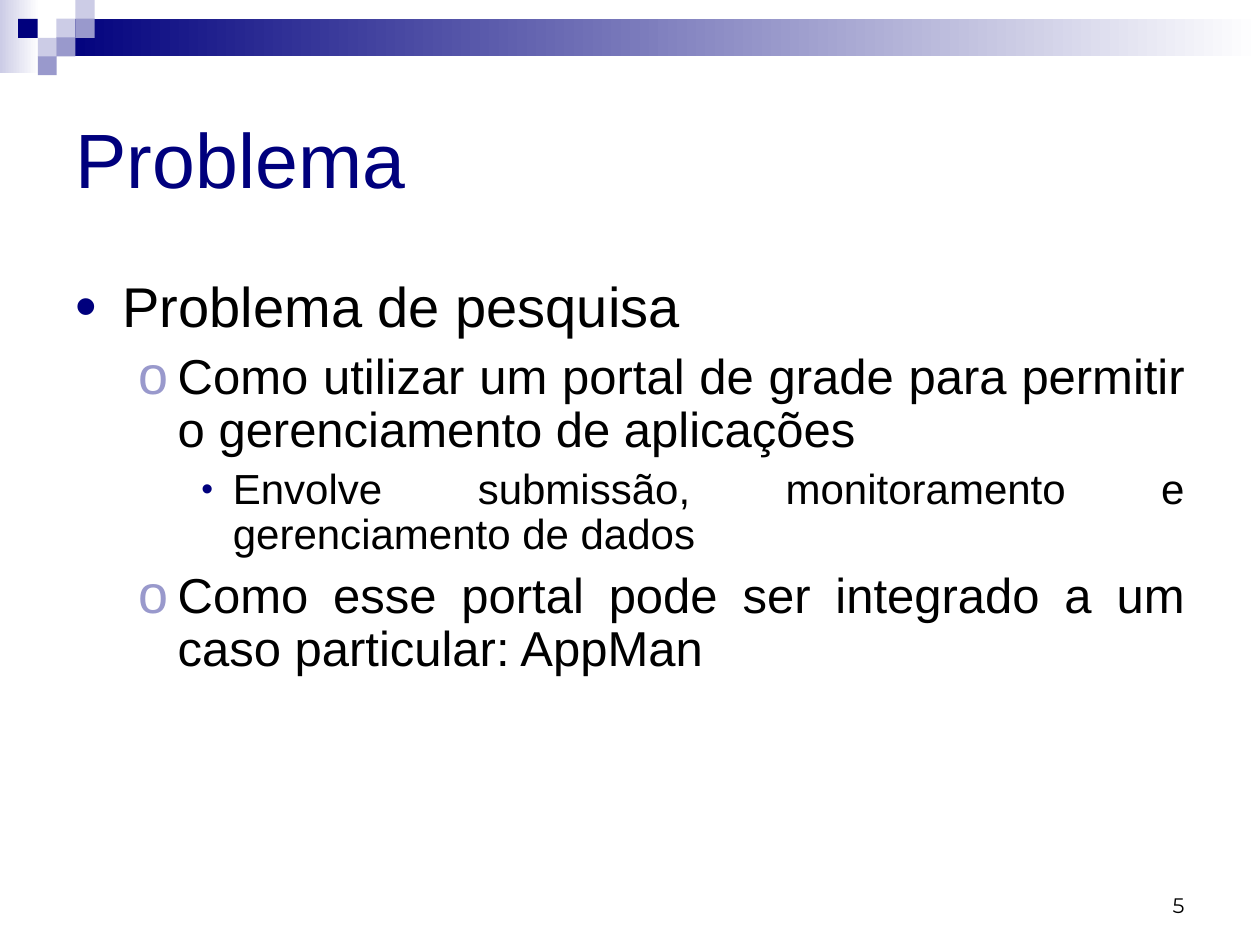
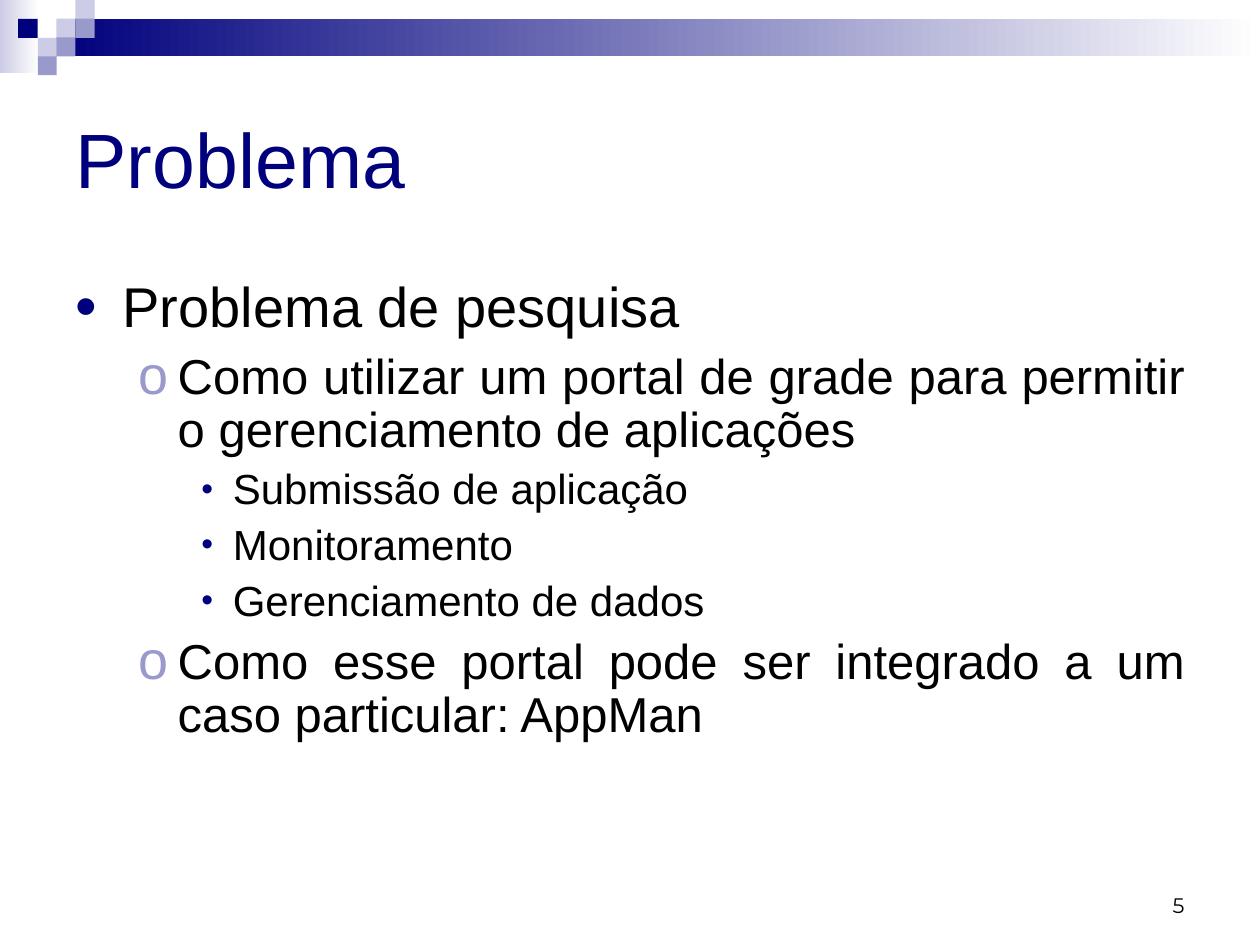
Before and after one commit to micheldavid/tcc-michel, a slide deck: slide 5 of Apresentação/Michel David da Costa - Apresentação.ppt. Drawn at 1260x945 pixels with LibreOffice and Linux fonts; fonts in the diff are those of the drawing. Boxes give left, top, right and bottom in pixels: in the first picture for what was removed or moved away, otherwise in the second. Text is boxed around its words. In the diff, an @@ line names an element or a change of style, - is before the commit and + after.

```diff
--- a/Apresentação/Michel David da Costa - Apresentação.ppt
+++ b/Apresentação/Michel David da Costa - Apresentação.ppt
@@ text at (x1=233, y1=473, x2=704, y2=617): text changed @@
-    • Envolve submissão, monitoramento e gerenciamento de dados
+    • Submissão de aplicação
+    • Monitoramento
+    • Gerenciamento de dados
```
Also in this commit, not shown: 4 other slides changed, 1 slide added.
